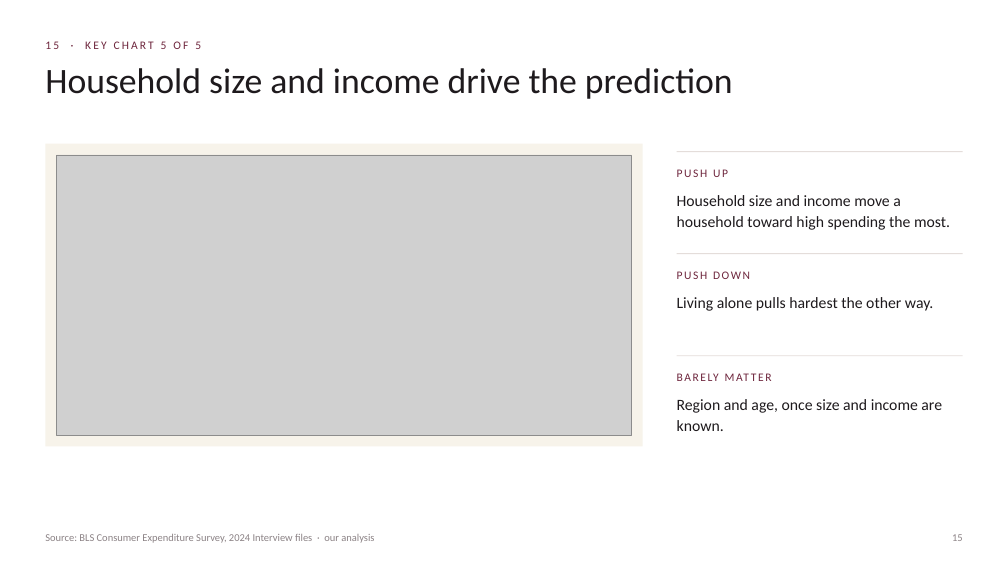
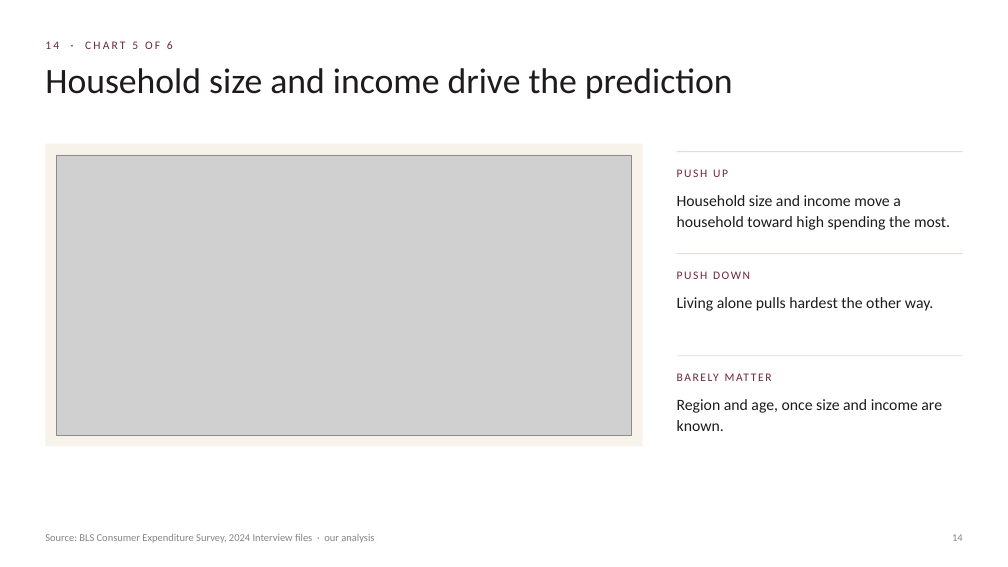
Before and after one commit to Andrew04333/armando-testa-targeting, a slide deck: slide 14 of IS 4487 Final Project.pptx (slide 15 before the commit). Drawn at 1008x567 pixels with LibreOffice and Linux fonts; fonts in the diff are those of the drawing; grey boxes stand for pictures. Boxes give left, top, right and bottom in pixels: in the first picture for what was removed or moved away, otherwise in the second. Text is boxed around its words. In the diff, an @@ line names an element or a change of style, - is before the commit and + after.

Commit message:
Number the chart slides to match the notebook's Charts 1 to 6

```diff
--- a/IS 4487 Final Project.pptx
+++ b/IS 4487 Final Project.pptx
@@ text at (45,41,173,49): text changed @@
-15 · KEY CHART 5 OF 5
+14 · CHART 5 OF 6
@@ text at (952,534,963,541): text changed @@
-15
+14
```
Also in this commit, not shown: 5 other slides changed.
